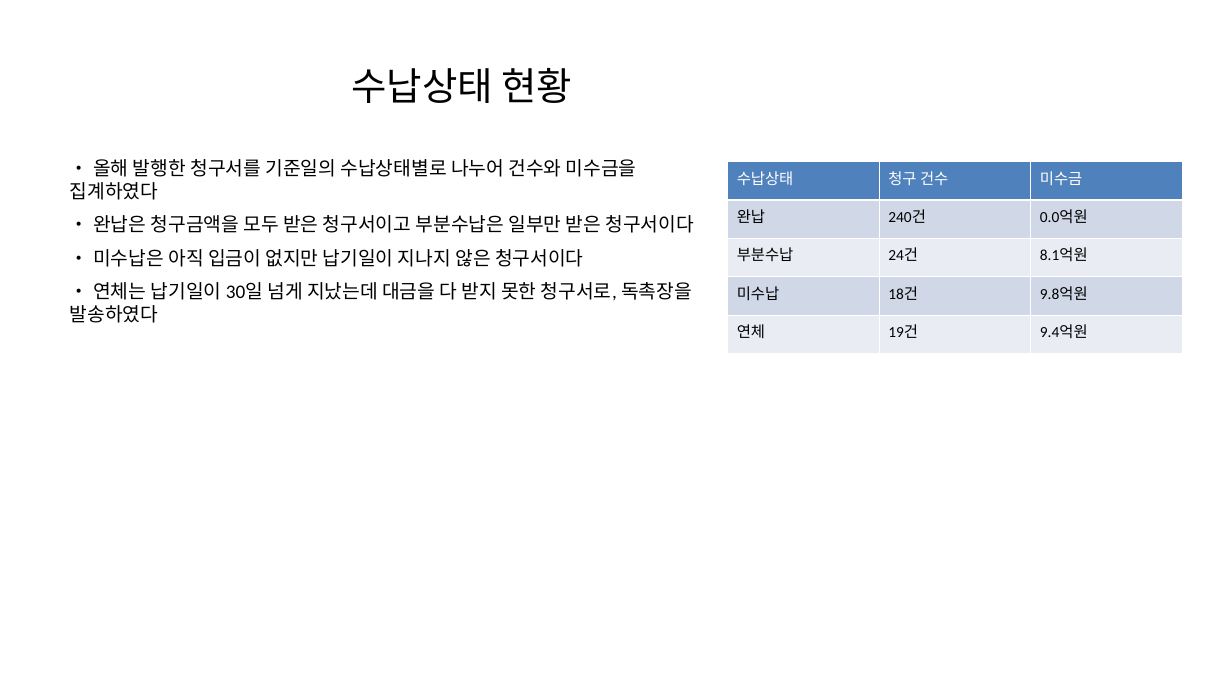
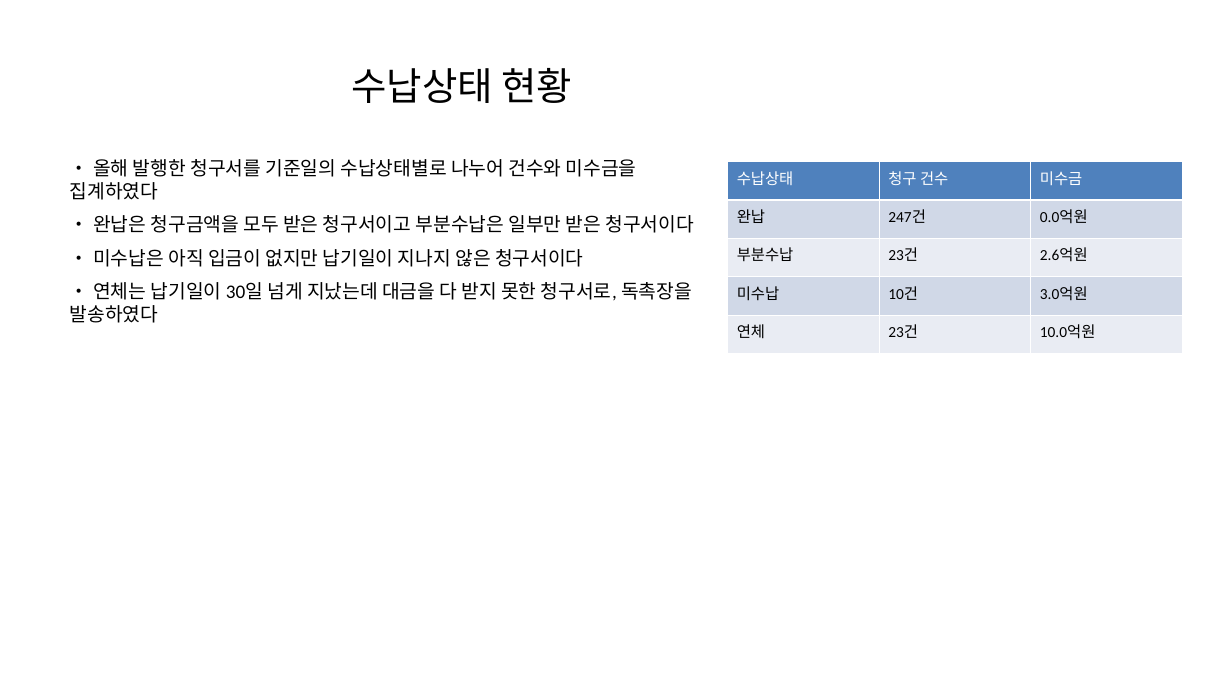
Before and after one commit to kimtoma/AutoOntology, a slide deck: slide 7 of samples/hanbit/documents/분기실적보고.pptx. Drawn at 1232x693 pixels with LibreOffice and Linux fonts; fonts in the diff are those of the drawing. Boxes give left, top, right and bottom in pixels: in the first picture for what was removed or moved away, otherwise in the second. Text is boxed around its words. In the diff, an @@ line names an element or a change of style, - is before the commit and + after.

```diff
--- a/samples/hanbit/documents/분기실적보고.pptx
+++ b/samples/hanbit/documents/분기실적보고.pptx
@@ table at (727, 162, 1182, 354) @@
-row 2, column 2: 240건
+row 2, column 2: 247건
-row 3, column 2: 24건
+row 3, column 2: 23건
-row 3, column 3: 8.1억원
+row 3, column 3: 2.6억원
-row 4, column 2: 18건
+row 4, column 2: 10건
-row 4, column 3: 9.8억원
+row 4, column 3: 3.0억원
-row 5, column 2: 19건
+row 5, column 2: 23건
-row 5, column 3: 9.4억원
+row 5, column 3: 10.0억원
```
Also in this commit, not shown: 6 other slides changed, 34 other files.
